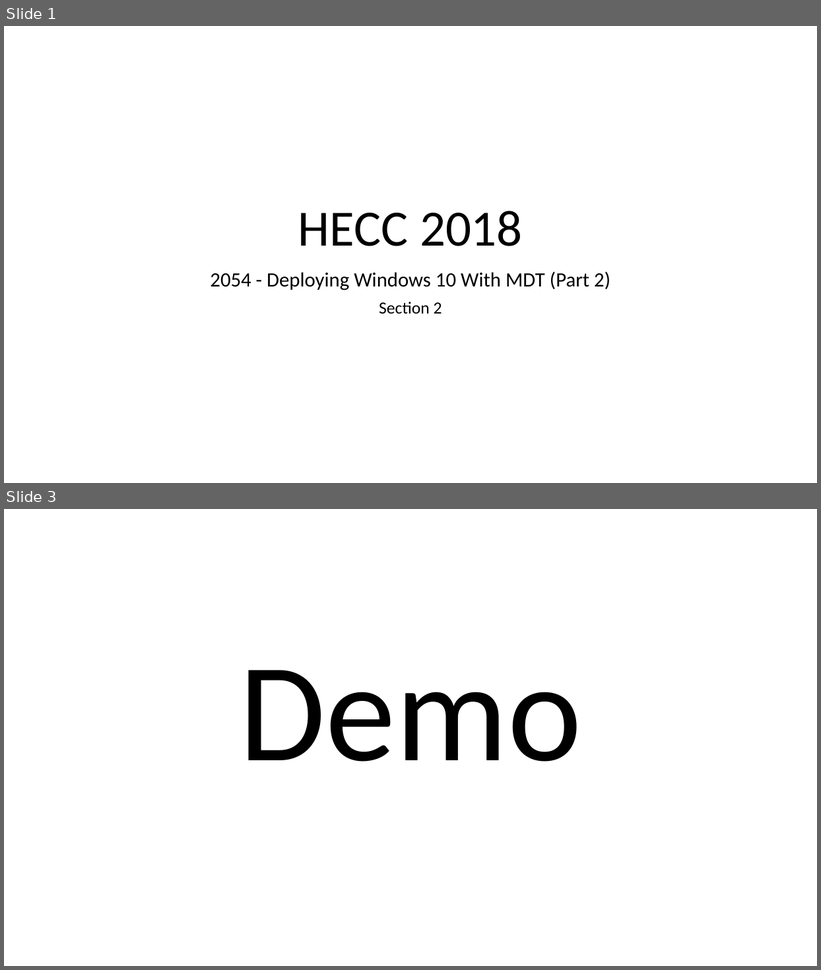
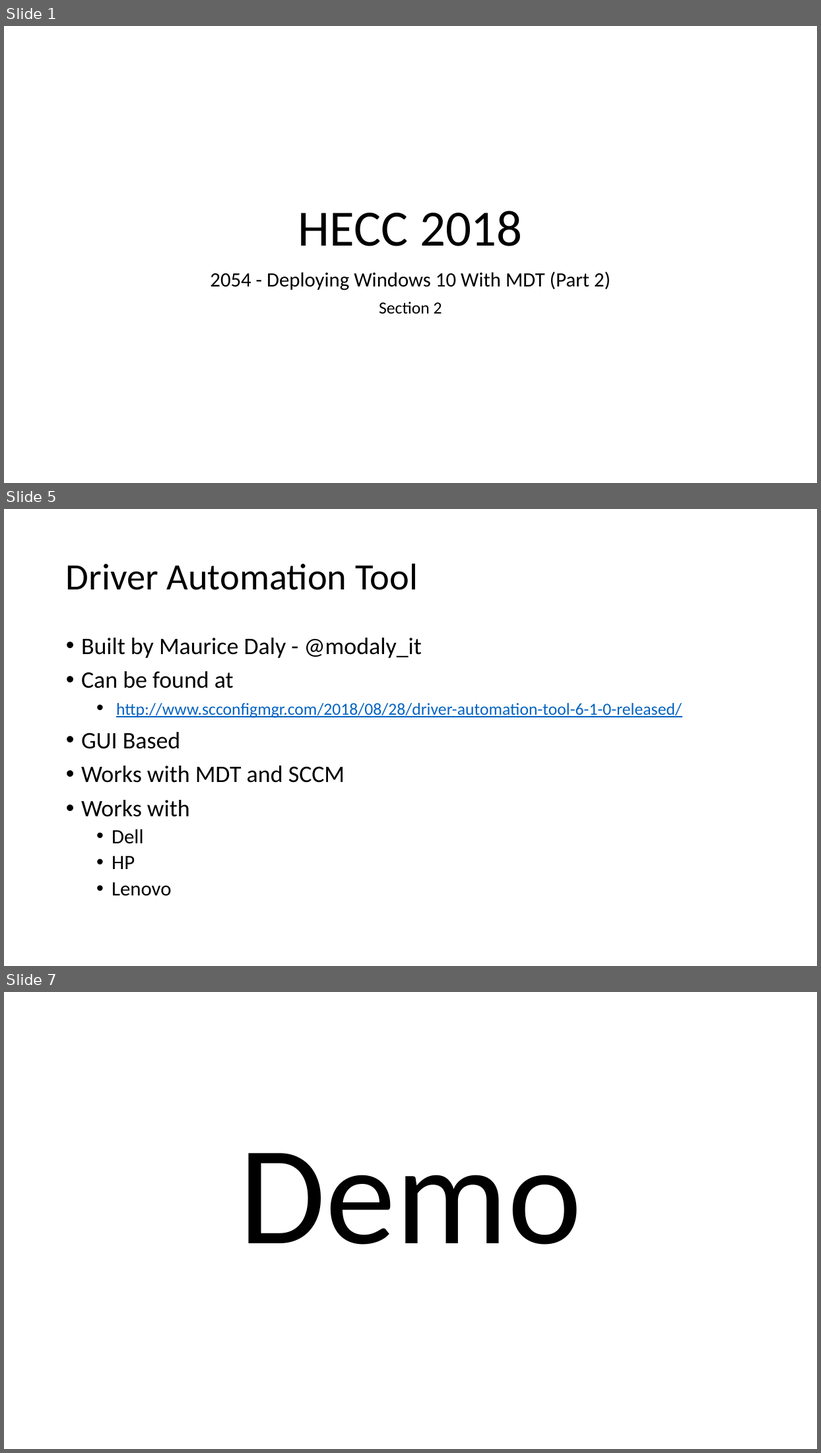
Before and after one commit to fydexx/HECC-2018, a slide deck: Part_02/Section02.pptx. Shown one above the other, each under a label of ours: slides 1 and 3 before the commit, slides 1, 5 and 7 after it; the slides between them are not shown. The pictures are 821x970 and 821x1453 pixels, drawn with LibreOffice and Linux fonts; fonts in the diff are those of the drawing. Boxes give left, top, right and bottom in pixels: in the first picture for what was removed or moved away, otherwise in the second. Text is boxed around its words. In the diff, an @@ line names an element or a change of style, - is before the commit and + after.

```diff
--- a/Part_02/Section02.pptx
+++ b/Part_02/Section02.pptx
@@ slide 5 added at [4, 509, 817, 966], background #FFFFFF @@
@@ title added at [66, 563, 418, 590], 44 pt, text #000000 @@
+Driver Automation Tool
@@ text added at [81, 638, 682, 896], 28 pt, text #000000 @@
+• Built by Maurice Daly - @modaly_it
+• Can be found at
+  • http://www.scconfigmgr.com/2018/08/28/driver-automation-tool-6-1-0-released/
+• GUI Based
+• Works with MDT and SCCM
+• Works with
+  • Dell
+  • HP
+  • Lenovo
@@ what was slide 3 is now slide 7 @@
```
Also in this commit, not shown: 1 slide changed, 3 other slides added.
